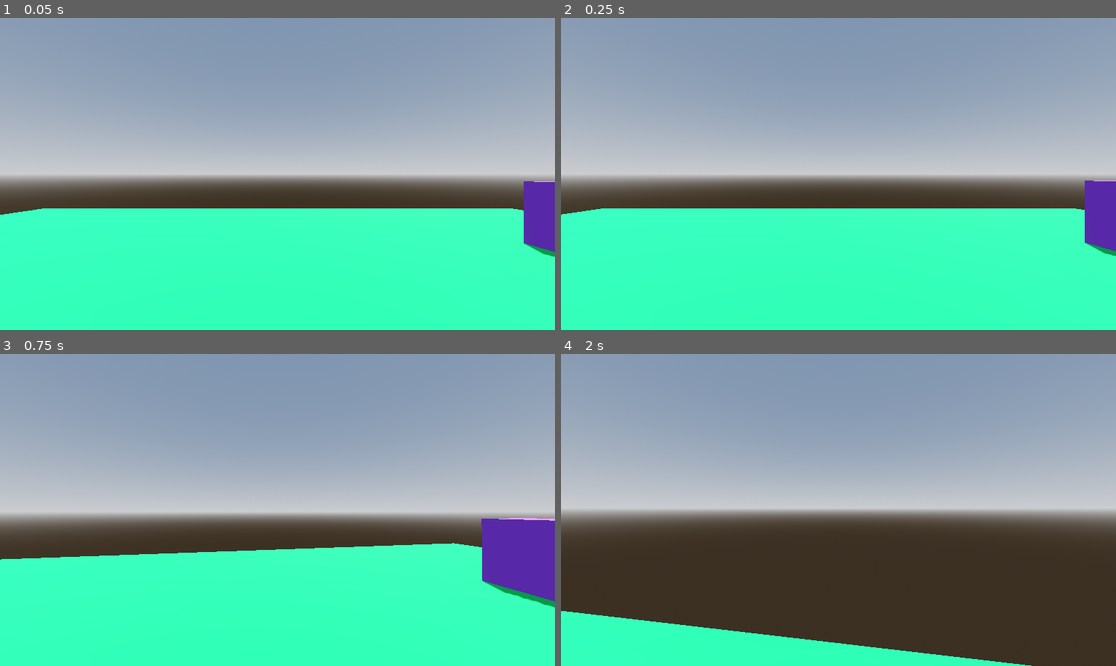
Above: before the commit, frames 1-4 (two rows, left to right).
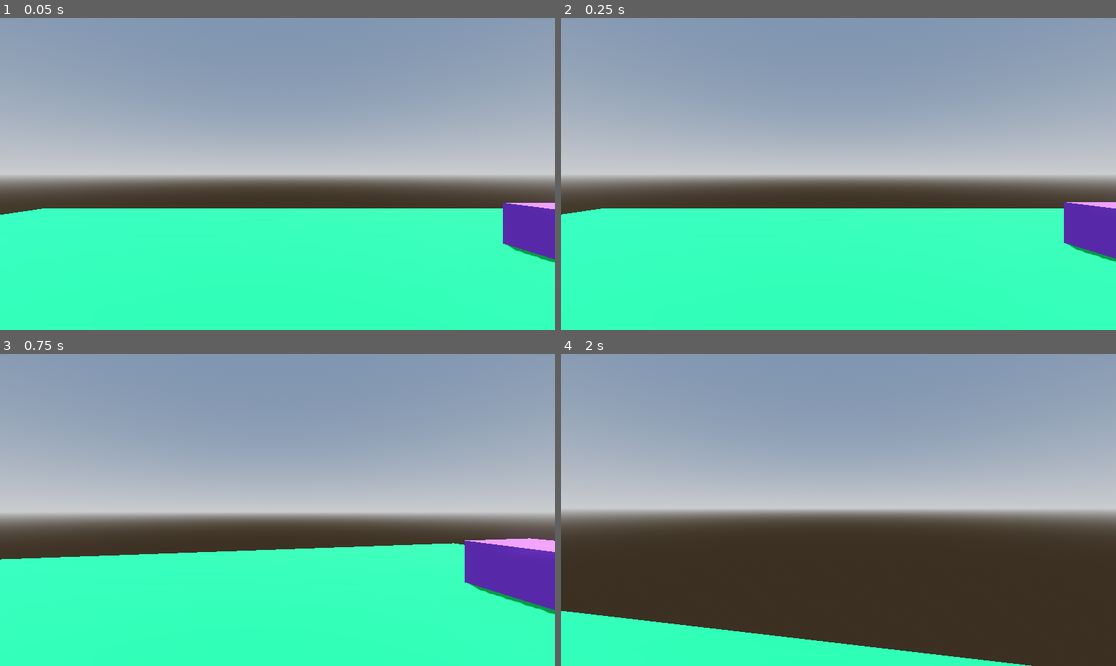
Above: after the commit, the same moments.

Repository: Seb-deru/first-person-controller
Game: Godot game, scene res://scenes/world.tscn
Two runs of this game, one before a commit and one after it. Both use one fixed random seed, a clock stepped at 60 frames per second and the inputs below.
Inputs (mouse positions are in pixels of both pictures, inside the frame that each line leads up to):
- Up to frame 1 (0.05 s): no input
- Up to frame 2 (0.25 s): no input
- Up to frame 3 (0.75 s): tap Enter at 0.5 s; move the mouse to (305, 510) at 0.52 s; hold W (forward) from 0.53 s (still down)
- Up to frame 4 (2 s): keep holding W (forward); tap Space (jump) at 0.77, 1.52 s; move the mouse to (810, 510) at 1.27 s

The runs differ from the first frame. In frame 1, 1.2% of the frame differs, in the area x 90-100%, y 52-79%; in frame 2, 1.2%; in frame 3, 2.2%, in the area x 83-100%, y 52-84%; in frame 4, nothing differs.

Commit message:
update boxes shape

Diff:
--- a/scenes/world.tscn
+++ b/scenes/world.tscn
@@ -48,17 +48,18 @@
 material = SubResource("StandardMaterial3D_nnsk1")
 
 [node name="CSGBox3D2" type="CSGBox3D" parent="CSGBox3D"]
-transform = Transform3D(1, 0, 0, 0, 1, 0, 0, 0, 1, 6.5130577, 0.49949998, 0)
+transform = Transform3D(1, 0, 0, 0, 1, 0, 0, 0, 1, 6.5130577, 0.9995, 0)
+size = Vector3(1, 2, 1)
 material = SubResource("StandardMaterial3D_rwgxs")
 
 [node name="CSGBox3D4" type="CSGBox3D" parent="CSGBox3D"]
-transform = Transform3D(1, 0, 0, 0, 1, 0, 0, 0, 1, 6.5130577, 0.69949996, -4)
-size = Vector3(1.5, 1.5, 1.5)
+transform = Transform3D(1, 0, 0, 0, 1, 0, 0, 0, 1, 6.2630577, 0.44949996, -3.75)
+size = Vector3(2, 1, 2)
 material = SubResource("StandardMaterial3D_4wyf3")
 
 [node name="CSGBox3D3" type="CSGBox3D" parent="CSGBox3D"]
-transform = Transform3D(1, 0, 0, 0, 1, 0, 0, 0, 1, 6.5130577, 0.99950004, 3)
-size = Vector3(2, 2, 2)
+transform = Transform3D(1, 0, 0, 0, 1, 0, 0, 0, 1, 6.5130577, 0.99950004, 3.5)
+size = Vector3(4, 2, 1)
 material = SubResource("StandardMaterial3D_k0juu")
 
 [node name="player" type="CharacterBody3D" parent="."]
